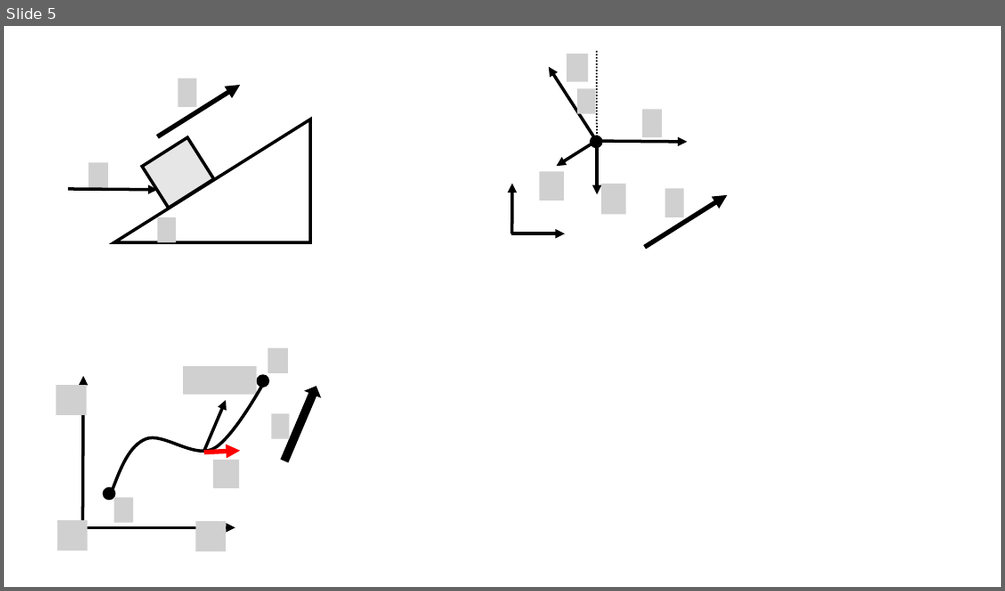
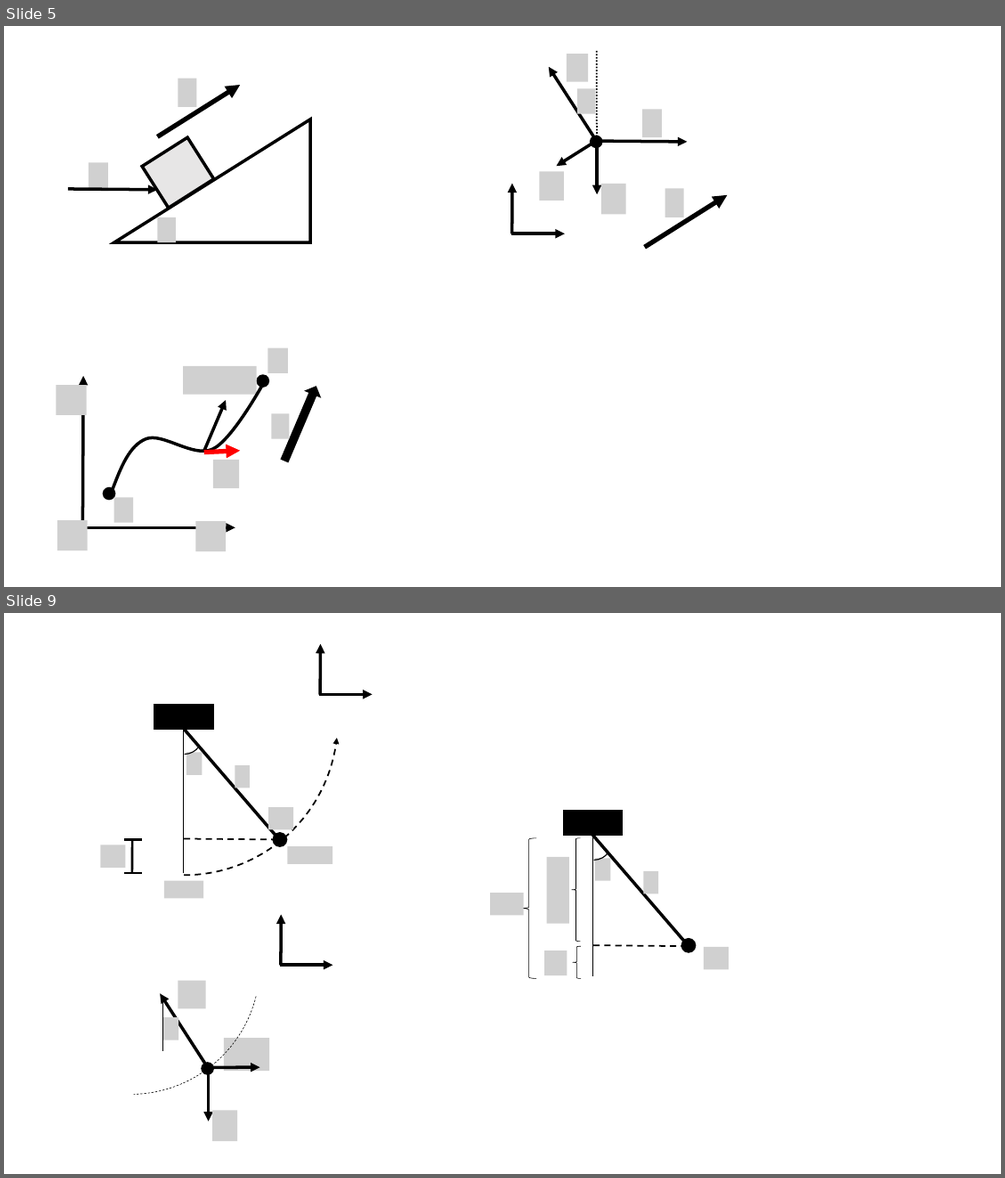
Before and after one commit to OSTP/PhysicsArtofModelling, a slide deck: tex/figures/WorkEnergy/Figures.pptx. Shown one above the other, each under a label of ours: slide 5 before the commit, slides 5 and 9 after it; the slides between them are not shown. The pictures are 1005x591 and 1005x1178 pixels, drawn with LibreOffice and Linux fonts; fonts in the diff are those of the drawing; grey boxes stand for pictures; background and template pictures are left out. Boxes give left, top, right and bottom in pixels: in the first picture for what was removed or moved away, otherwise in the second. Text is boxed around its words. In the diff, an @@ line names an element or a change of style, - is before the commit and + after.

```diff
--- a/tex/figures/WorkEnergy/Figures.pptx
+++ b/tex/figures/WorkEnergy/Figures.pptx
@@ slide 9 added at bbox=[4, 613, 1001, 1174], background #FFFFFF @@
@@ line added from (184, 839) to (286, 840), #000000 1.5 pt dashed @@
@@ group added at bbox=[4, 613, 400, 937]: 6 pictures, 5 lines, 2 arc (boxed as its full ellipse)s, 2 arrows, 1 rectangle, 1 ellipse @@
@@ group added at bbox=[490, 810, 728, 979]: 6 pictures, 3 lines, 3 left braces, 1 rectangle, 1 ellipse, 1 arc (boxed as its full ellipse) @@
@@ group added at bbox=[4, 835, 333, 1141]: 5 arrows, 4 pictures, 1 ellipse, 1 arc (boxed as its full ellipse), 1 line @@
```
Also in this commit, not shown: 1 slide changed, 3 other slides added, 6 other files.
